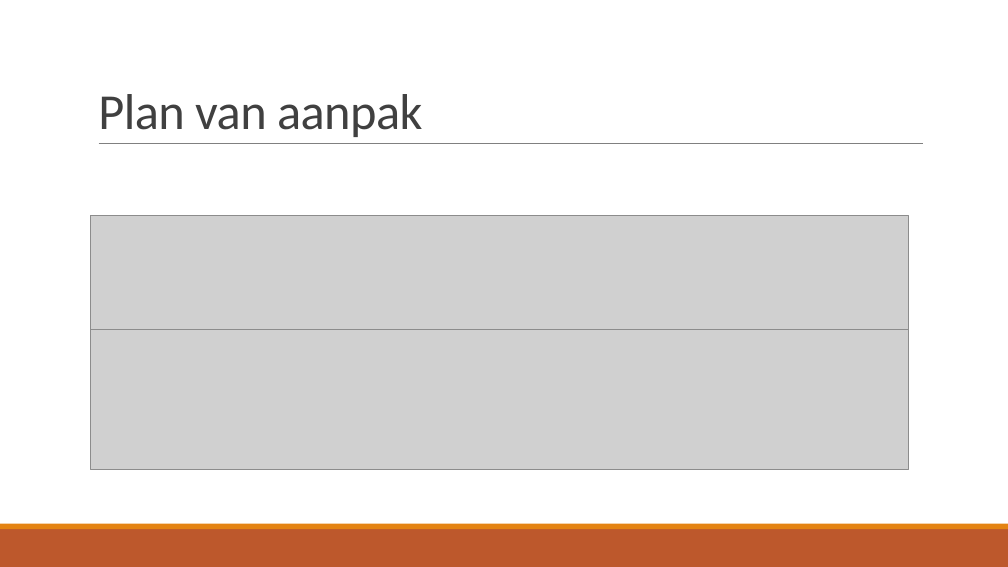
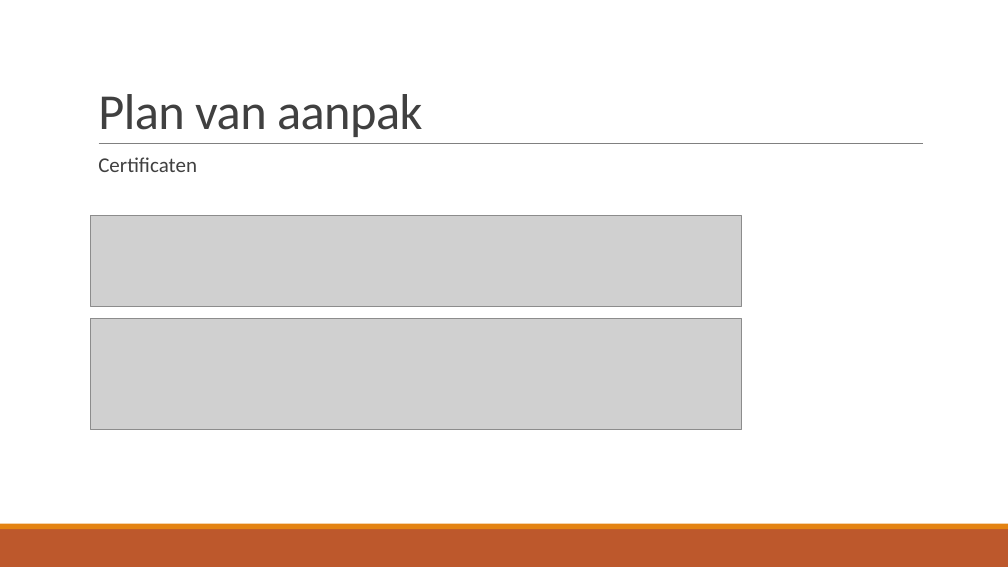
Before and after one commit to JouriTas/Projectwerk-IT-project, a slide deck: slide 8 of Scrum Artifacts/Sprint5/IT-Projectwerk 2022.pptx (slide 7 before the commit). Drawn at 1008x567 pixels with LibreOffice and Linux fonts; fonts in the diff are those of the drawing; grey boxes stand for pictures. Boxes give left, top, right and bottom in pixels: in the first picture for what was removed or moved away, otherwise in the second. Text is boxed around its words. In the diff, an @@ line names an element or a change of style, - is before the commit and + after.

```diff
--- a/Scrum Artifacts/Sprint5/IT-Projectwerk 2022.pptx
+++ b/Scrum Artifacts/Sprint5/IT-Projectwerk 2022.pptx
@@ text added at (98, 157, 197, 172), 20 pt, text #404040 @@
+  Certificaten
@@ picture: place and size @@
-picture at (91, 216, 908, 330)
+picture at (91, 216, 742, 307)
@@ picture: place and size @@
-picture at (91, 330, 908, 470)
+picture at (91, 318, 742, 430)
```
Also in this commit, not shown: 4 other slides changed, 1 slide added, 1 other file.
